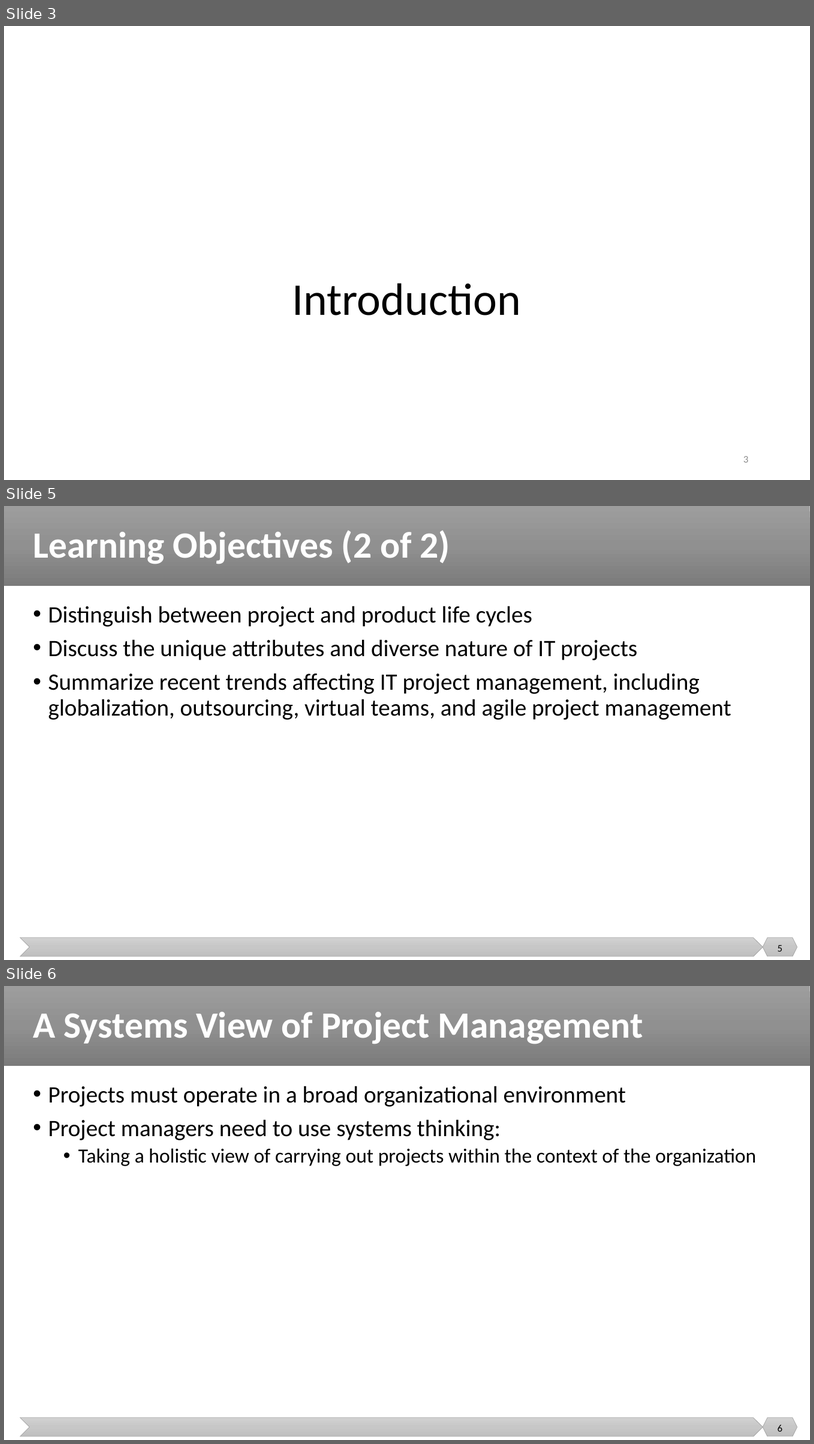
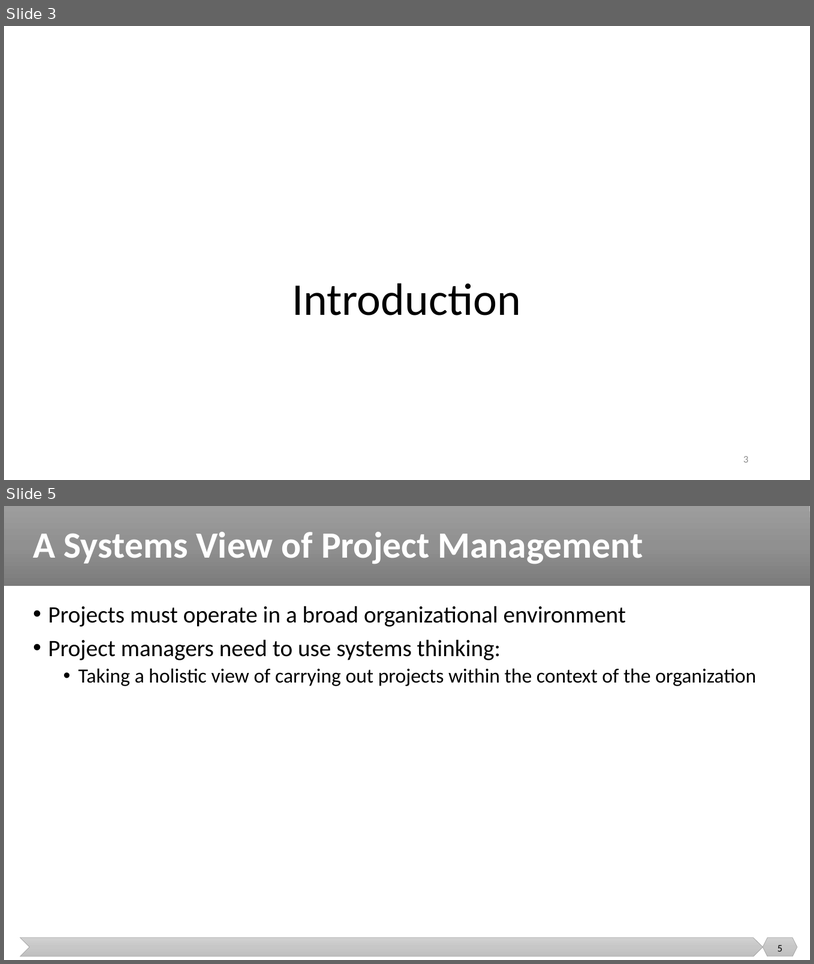
Before and after one commit to malenezi/malenezi, a slide deck: SE423/Lectures/2-SE Context/Project Management and SE Context.pptx. Shown one above the other, each under a label of ours: slides 3, 5 and 6 before the commit, slides 3 and 5 after it; the slides between them are not shown. The pictures are 814x1444 and 814x964 pixels, drawn with LibreOffice and Linux fonts; fonts in the diff are those of the drawing. Boxes give left, top, right and bottom in pixels: in the first picture for what was removed or moved away, otherwise in the second. Text is boxed around its words. In the diff, an @@ line names an element or a change of style, - is before the commit and + after.

```diff
--- a/SE423/Lectures/2-SE Context/Project Management and SE Context.pptx
+++ b/SE423/Lectures/2-SE Context/Project Management and SE Context.pptx
@@ slide 5 removed at bbox=[4, 506, 810, 960], background #FFFFFF; not listed: 3 template elements that a slide beside it also shows @@
@@ title removed at bbox=[33, 530, 450, 564] @@
-Learning Objectives (2 of 2)
@@ text removed at bbox=[48, 606, 732, 720] @@
-• Distinguish between project and product life cycles
-• Discuss the unique attributes and diverse nature of IT projects
-• Summarize recent trends affecting IT project management, including globalization, outsourcing, virtual teams, and agile project management
@@ page number removed at bbox=[778, 945, 783, 951] @@
-5
@@ what was slide 6 is now slide 5 @@
@@ page number at bbox=[778, 945, 783, 951]: text changed @@
-6
+5
```
Also in this commit, not shown: 13 slides changed, 1 slide added, 2 other slides removed.
